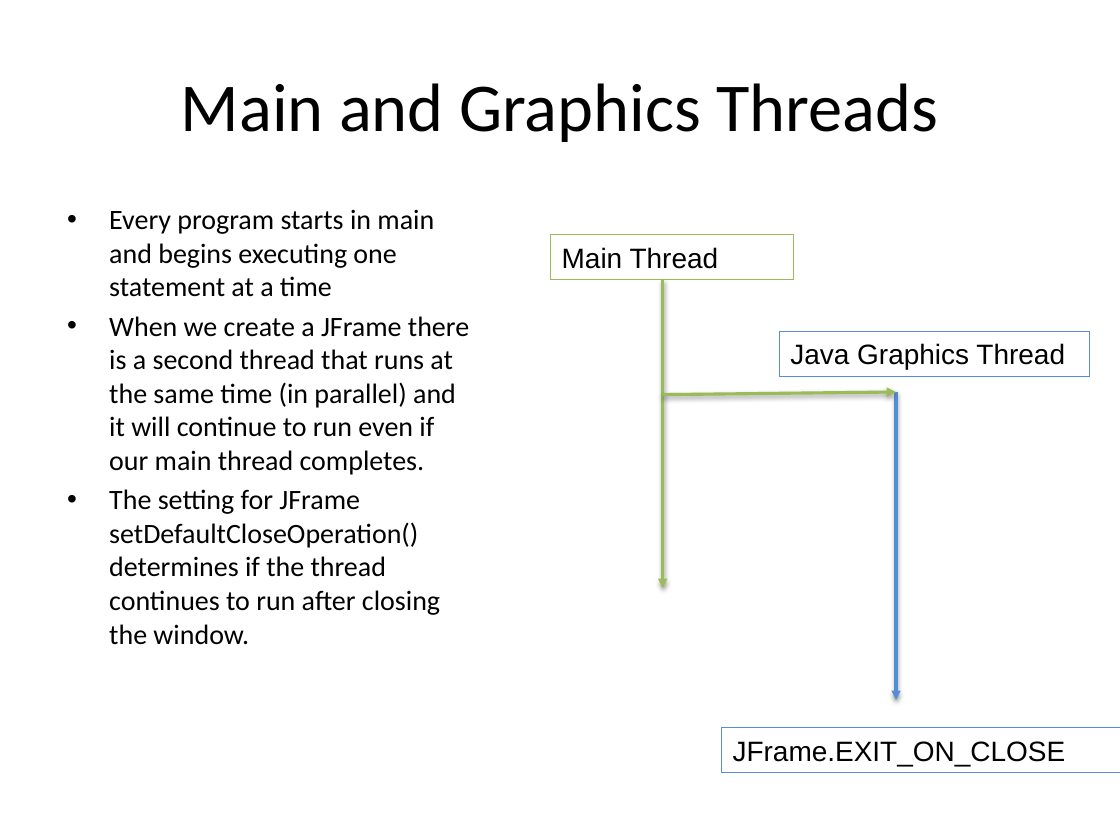
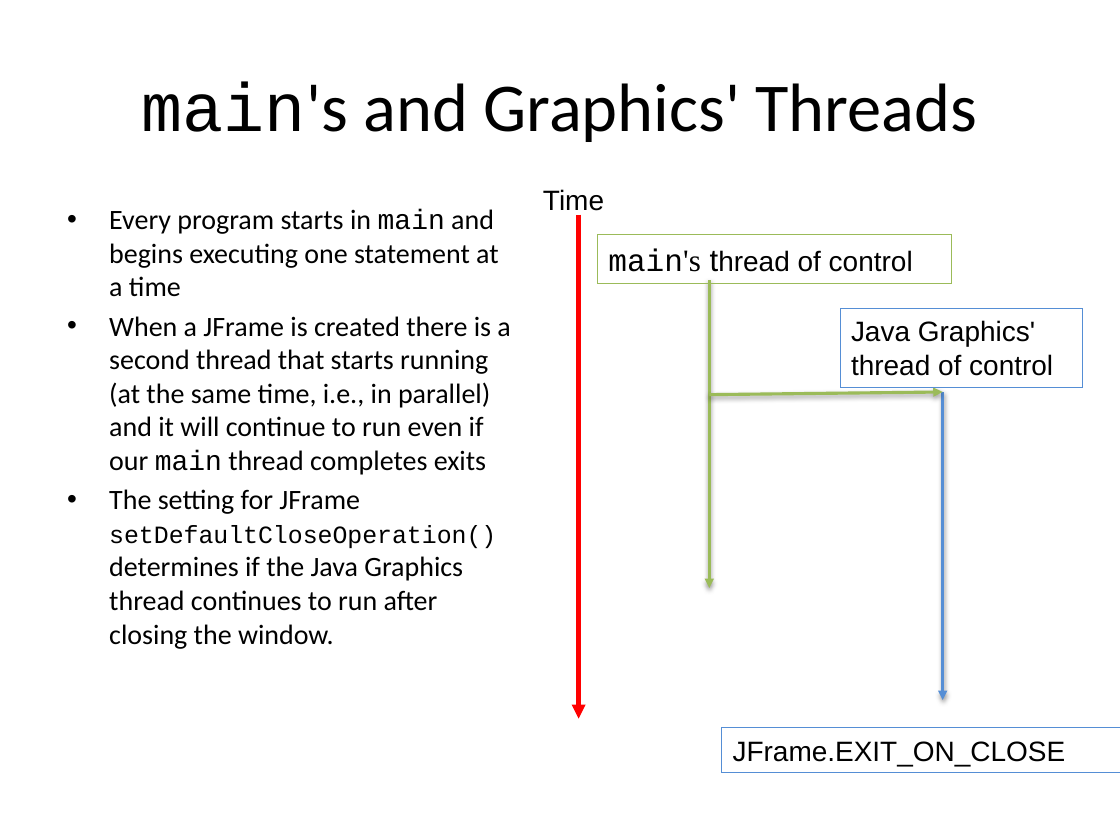
Before and after one commit to RHIT-CSSE/csse220, a slide deck: slide 5 of ClassMaterials/EventBasedGameLoop/Slides/EventBasedGameLoop.pptx. Drawn at 1120x840 pixels with LibreOffice and Linux fonts; fonts in the diff are those of the drawing. Boxes give left, top, right and bottom in pixels: in the first picture for what was removed or moved away, otherwise in the second. Text is boxed around its words. In the diff, an @@ line names an element or a change of style, - is before the commit and + after.

Commit message:
update slides

```diff
--- a/ClassMaterials/EventBasedGameLoop/Slides/EventBasedGameLoop.pptx
+++ b/ClassMaterials/EventBasedGameLoop/Slides/EventBasedGameLoop.pptx
@@ title at bbox=[142, 81, 978, 142]: text changed @@
-Main and Graphics Threads
+main's and Graphics' Threads
@@ text at bbox=[109, 209, 499, 297]: font Calibri to Courier New in "main" @@
@@ text added at bbox=[543, 189, 604, 211], 18 pt, text #000000 @@
+Time
@@ arrow added from (579, 215) to (579, 719), #FF0000 3 pt @@
@@ rectangle "main's thread of control": place and size @@
-rectangle "main's thread of control" at bbox=[551, 235, 794, 280]
+rectangle "main's thread of control" at bbox=[597, 235, 952, 284]
@@ text in rectangle at bbox=[608, 248, 913, 272]: text changed @@
-Main Thread
+main's thread of control
@@ text at bbox=[109, 316, 510, 649]: text changed @@
-• When we create a JFrame there is a second thread that runs at the same time (in parallel) and it will continue to run even if our main thread completes.
-• The setting for JFrame setDefaultCloseOperation() determines if the thread continues to run after closing the window.
+• When a JFrame is created there is a second thread that starts running (at the same time, i.e., in parallel) and it will continue to run even if our main thread completes exits
+• The setting for JFrame setDefaultCloseOperation() determines if the Java Graphics thread continues to run after closing the window.
@@ rectangle "Java Graphics'": place and size @@
-rectangle "Java Graphics'" at bbox=[780, 332, 1090, 376]
+rectangle "Java Graphics'" at bbox=[840, 308, 1083, 388]
@@ text in rectangle at bbox=[851, 320, 1053, 376]: text changed @@
-Java Graphics Thread
+Java Graphics'
+thread of control
@@ 3 arrows: place and size @@
-3 arrows at bbox=[663, 280, 896, 700]
+3 arrows at bbox=[709, 280, 943, 700]
```
Also in this commit, not shown: 2 other slides changed, 5 slides added, 3 slides removed.
